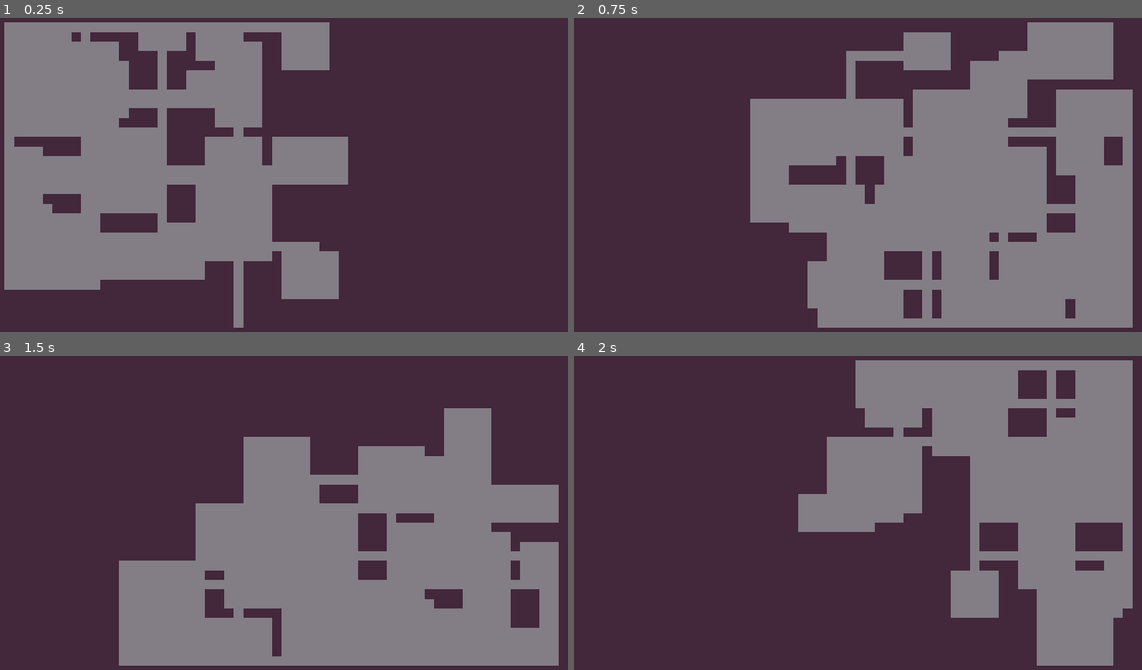
Above: before the commit, frames 1-4 (two rows, left to right).
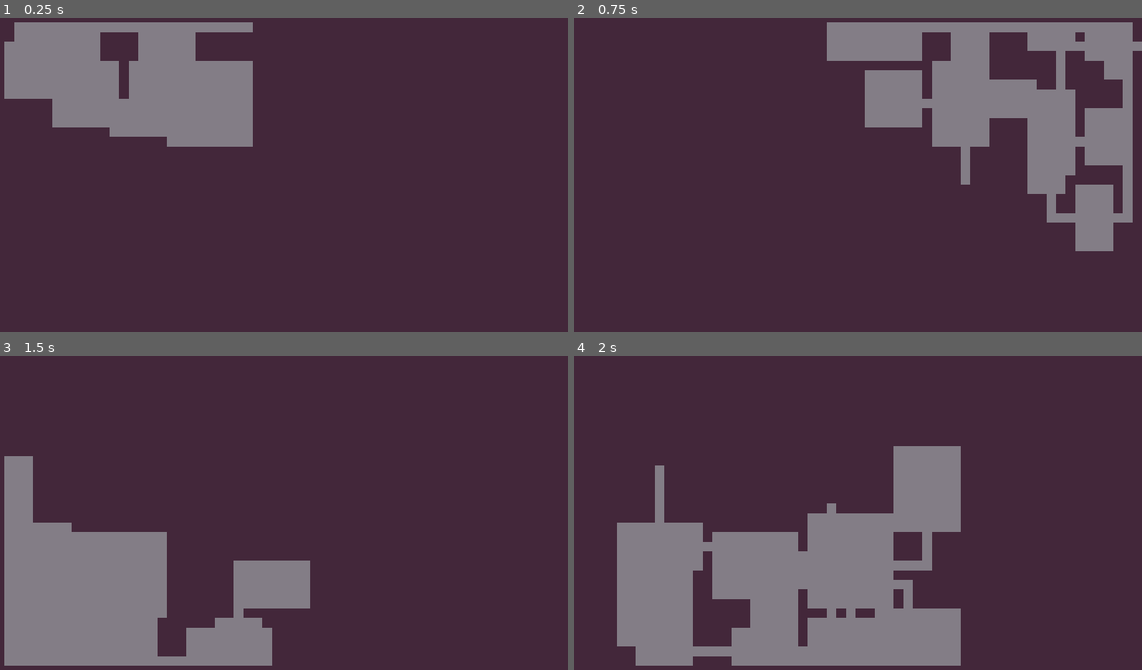
Above: after the commit, the same moments.

Repository: rkcf/gdDiggerDemo
Game: Godot game, scene res://scenes/DiggerManager.tscn
Two runs of this game, one before a commit and one after it. Both use one fixed random seed, a clock stepped at 60 frames per second and the inputs below.
Inputs:
- Up to frame 1 (0.25 s): no input
- Up to frame 2 (0.75 s): tap Enter (ui_accept) at 0.5 s
- Up to frame 3 (1.5 s): tap Enter (ui_accept) at 0.77, 1.25 s
- Up to frame 4 (2 s): tap Enter (ui_accept) at 1.52 s

The runs differ from the first frame. In frame 1, 30% of the frame differs, in the area x 0-62%, y 1-99%; in frame 2, 42%; in frame 3, 46%; in frame 4, 53%, in the area x 7-99%, y 1-99%.

Commit message:
change the way starting position is handled in main loop

Diff:
--- a/scenes/DiggerManager.gd
+++ b/scenes/DiggerManager.gd
@@ -5,7 +5,7 @@
 export (int) var max_width = 60
 export (int) var max_height = 34
 export (int) var cell_size = 32
-export (int) var n_generations = 9 # total number of room diggers to spawn
+export (int) var n_generations = 3 # total number of generations of room diggers
 
 
 var level_boundary: Rect2
@@ -22,12 +22,18 @@
 func generate_level() -> void:
 	# Spawn an initial room digger
 	var start_position: Vector2 = Vector2(round(rand_range(1, max_width - 1)), round(rand_range(1, max_height - 1)))
+	var room: Room2D = null
 	while n_generations > 0:
-		create_room(start_position)
+		room = create_room(start_position)
+		# set the start position for the next generation to be in the last room generated in the current generation
+		var randx = round(rand_range(0, room.size.x - 1))
+		var randy = round(rand_range(0, room.size.y - 1))
+		var room_position: Vector2 = room.position + Vector2(randx, randy)
+		start_position = room_position
 		n_generations -= 1
 
 
-func create_room(start_position: Vector2) -> void:
+func create_room(start_position: Vector2) -> Room2D:
 	var rd: RoomDigger = spawn_room_digger(start_position)
 	rd.live()
 	# Spawn random number of corridor diggers
@@ -38,7 +44,7 @@
 		# spawn a new room digger at the end of the corridor
 		rd = spawn_room_digger(cd.position)
 		rd.live()
-
+	return(rd.room)
 
 func spawn_room_digger(start_position: Vector2) -> RoomDigger:
 	var digger: RoomDigger = RoomDigger.new()
